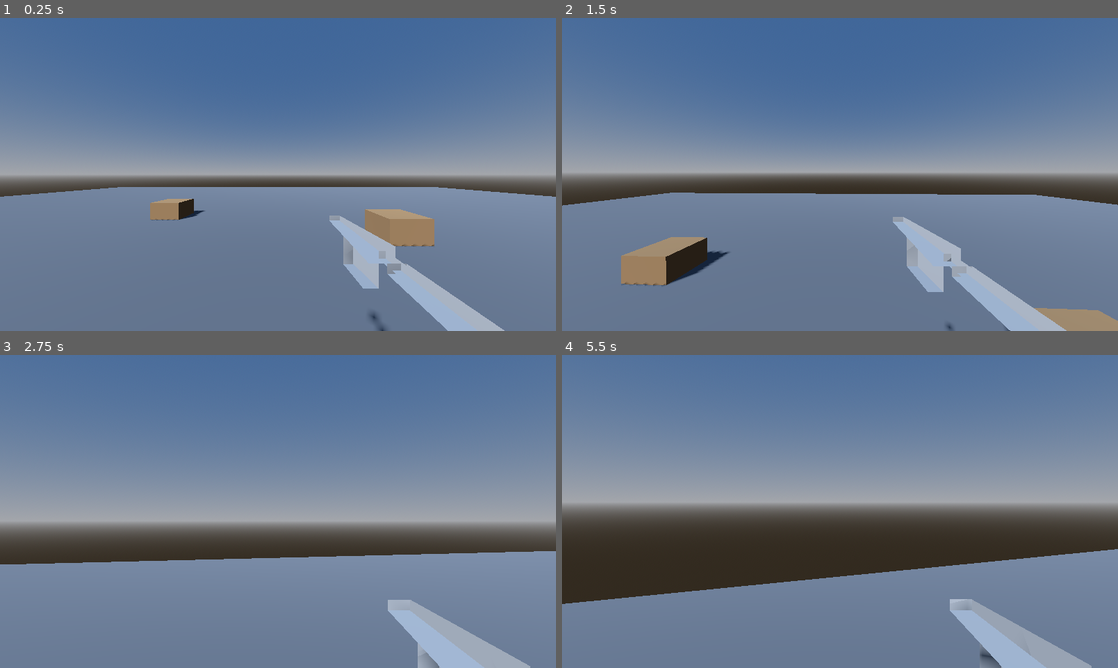
Above: before the commit, frames 1-4 (two rows, left to right).
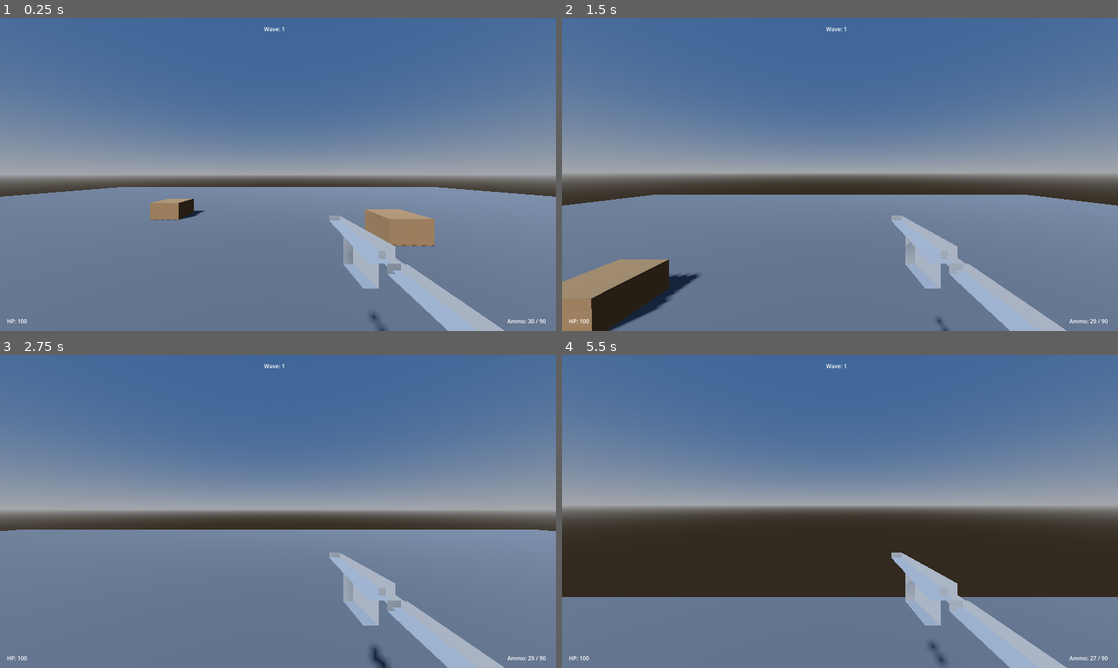
Above: after the commit, the same moments.

Repository: jou3706/last-loop
Game: Godot game, scene res://scenes/main.tscn
Two runs of this game, one before a commit and one after it. Both use one fixed random seed, a clock stepped at 60 frames per second and the inputs below.
Inputs (mouse positions are in pixels of both pictures, inside the frame that each line leads up to):
- Up to frame 1 (0.25 s): no input
- Up to frame 2 (1.5 s): tap Enter at 0.5 s; move the mouse to (867, 174) at 0.52 s; hold Right mouse button (aim) 0.53-1.28 s; hold W (move_forward) from 0.53 s (still down); tap Space (jump) at 0.77 s; move the mouse to (812, 174) at 1.27 s; click (812, 174) at 1.35 s
- Up to frame 3 (2.75 s): keep holding W (move_forward); tap Space (jump) at 1.52 s; move the mouse to (289, 505) at 2.02 s; hold Right mouse button (aim) from 2.03 s (still down)
- Up to frame 4 (5.5 s): keep holding W (move_forward); move the mouse to (834, 517) at 2.77 s; release Right mouse button (aim) at 2.78 s; click (834, 517) at 2.85 s; tap Space (jump) at 3.02, 3.77, 4.52 s; move the mouse to (878, 514) at 3.52 s; hold Right mouse button (aim) 3.53-4.28 s; move the mouse to (795, 508) at 4.27 s; click (795, 508) at 4.35 s; move the mouse to (845, 511) at 5.02 s; hold Right mouse button (aim) from 5.03 s (still down)

The runs differ from the first frame. In frame 1, 0.1% of the frame differs, in the area x 1-99%, y 2-98%; in frame 2, 6.0%; in frame 3, 18%, in the area x 0-100%, y 2-100%; in frame 4, 17%.
Error after the commit: Parse Error: Used tab character for indentation instead of space as used before in the file. (res://scripts/game_manager.gd:41)

Commit message:
feat: add HUD and wire health/ammo/wave + take_damage

Diff:
--- a/scenes/main.tscn
+++ b/scenes/main.tscn
@@ -1,7 +1,8 @@
-[gd_scene load_steps=11 format=3]
+[gd_scene load_steps=12 format=3]
 
 [ext_resource type="PackedScene" path="res://scenes/player.tscn" id="1"]
 [ext_resource type="PackedScene" path="res://scenes/game_manager.tscn" id="game_mgr"]
+[ext_resource type="PackedScene" path="res://scenes/ui/hud.tscn" id="hud"]
 
 [sub_resource type="ProceduralSkyMaterial" id="SkyMaterial_1"]
 sky_top_color = Color(0.25, 0.4, 0.6, 1)
@@ -88,3 +89,6 @@
 
 [node name="Spawn3" type="Marker3D" parent="."]
 transform = Transform3D(1, 0, 0, 0, 1, 0, 0, 0, 1, 0, 0, -12)
+
+
+[node name="HUD" parent="." instance=ExtResource("hud")]
--- /dev/null
+++ b/scenes/ui/hud.tscn
@@ -0,0 +1,40 @@
+[gd_scene load_steps=2 format=3]
+
+[ext_resource type="Script" path="res://scripts/ui/hud.gd" id="1"]
+
+[node name="HUD" type="CanvasLayer"]
+script = ExtResource("1")
+
+[node name="Control" type="Control" parent="."]
+layout_mode = 3
+anchors_preset = 15
+anchor_right = 1.0
+anchor_bottom = 1.0
+grow_horizontal = 2
+grow_vertical = 2
+
+[node name="Ammo" type="Label" parent="Control"]
+layout_mode = 0
+anchor_left = 1.0
+anchor_top = 1.0
+anchor_right = 1.0
+anchor_bottom = 1.0
+offset_left = -140.0
+offset_top = -40.0
+text = "Ammo: 30 / 90"
+
+[node name="Health" type="Label" parent="Control"]
+layout_mode = 0
+anchor_top = 1.0
+anchor_bottom = 1.0
+offset_left = 20.0
+offset_top = -40.0
+text = "HP: 100"
+
+[node name="Wave" type="Label" parent="Control"]
+layout_mode = 0
+anchor_left = 0.5
+anchor_right = 0.5
+offset_left = -40.0
+offset_top = 20.0
+text = "Wave: 1"
--- a/scripts/game_manager.gd
+++ b/scripts/game_manager.gd
@@ -35,3 +35,7 @@
 
 func _on_enemy_died() -> void:
   pass
+
+
+func get_wave() -> int:
+	return _wave
--- a/scripts/player.gd
+++ b/scripts/player.gd
@@ -169,3 +169,15 @@
 	else:
 		_bob_time = 0.0
 		camera.position = camera.position.lerp(_base_cam_pos, 10.0 * delta)
+
+
+var health := 100
+
+func take_damage(amount: int) -> void:
+	health = max(0, health - amount)
+
+func get_health() -> int:
+	return health
+
+func get_ammo() -> Dictionary:
+	return {"mag": _current_mag, "reserve": _current_reserve}
--- /dev/null
+++ b/scripts/ui/hud.gd
@@ -0,0 +1,26 @@
+extends CanvasLayer
+
+@onready var ammo_label: Label = $Control/Ammo
+@onready var health_label: Label = $Control/Health
+@onready var wave_label: Label = $Control/Wave
+
+var _player: Node = null
+var _gm: Node = null
+
+func _ready() -> void:
+  call_deferred("_bind")
+
+func _bind() -> void:
+  var root = get_tree().current_scene
+  _player = root.get_node_or_null("Player")
+  _gm = root.get_node_or_null("GameManager")
+
+func _process(_delta: float) -> void:
+  if _player != null:
+    if _player.has_method("get_ammo"):
+      var a = _player.get_ammo()
+      ammo_label.text = "Ammo: %d / %d" % [a.mag, a.reserve]
+    if _player.has_method("get_health"):
+      health_label.text = "HP: %d" % _player.get_health()
+  if _gm != null and _gm.has_method("get_wave"):
+    wave_label.text = "Wave: %d" % _gm.get_wave()
